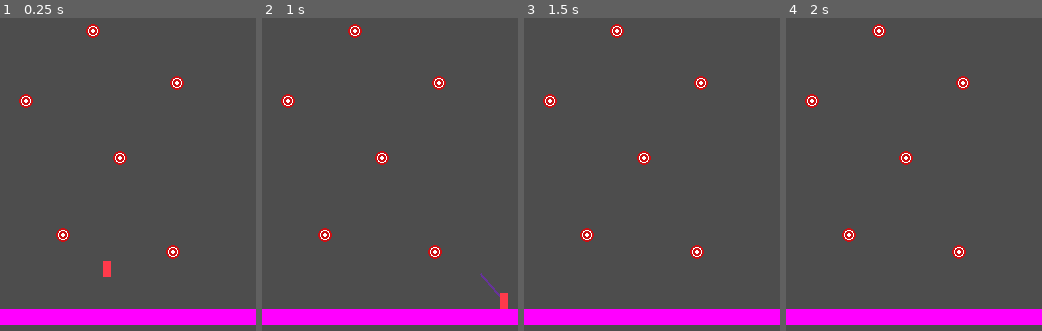
Above: before the commit, frames 1-4 (left to right).
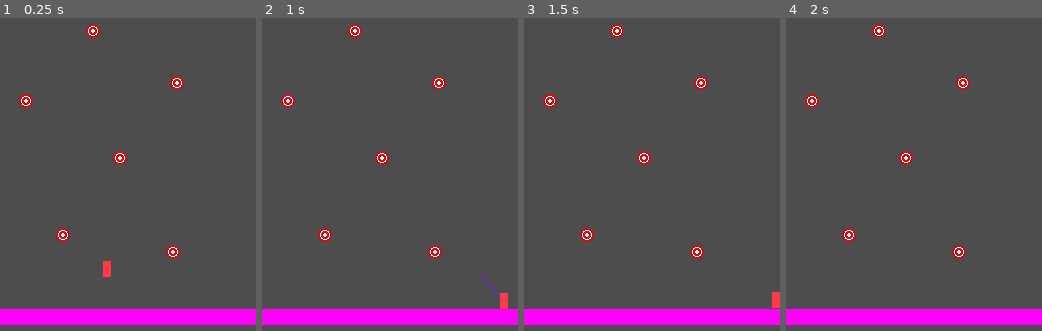
Above: after the commit, the same moments.

Repository: jelmersnippe/punching-game
Game: Godot game, scene res://main.tscn
Same seed, same stepped clock (60 frames per second), same inputs: the game is played once before the commit and once after it.
Inputs (mouse positions are in pixels of both pictures, inside the frame that each line leads up to):
- Up to frame 1 (0.25 s): no input
- Up to frame 2 (1 s): move the mouse to (446, 233) at 0.52 s; hold D (move_right) from 0.53 s (still down); hold Space (charge) from 0.53 s (still down)
- Up to frame 3 (1.5 s): keep holding D (move_right); move the mouse to (600, 280) at 1.27 s; release Space (charge) at 1.28 s; tap Space (charge) at 1.35 s
- Up to frame 4 (2 s): keep holding D (move_right)

Frames 1-2 are identical in both runs. In frame 3, 0.2% of the frame differs, in the area x 96-100%, y 87-93%; in frame 4, nothing differs.

Commit message:
Add grace time when charging in the air

Diff:
--- a/player.gd
+++ b/player.gd
@@ -30,25 +30,31 @@
 
 	move_and_slide()
 
-	return
+func _handle_airborne(delta: float):
+	if is_on_floor():
+		return
 
-	if Input.is_action_just_pressed("charge") and not is_on_floor():
+	if remaining_air_time <= 0:
+		velocity.y += gravity * delta
+	else:
+		remaining_air_time -= delta
+		if remaining_air_time <= 0:
+			velocity /= 4
+
+	if Input.is_action_just_pressed("charge"):
 		remaining_air_hold_grace_time = AIR_HOLD_GRACE_TIME
 
-	if Input.is_action_pressed("charge") and available_charges > 0:
-		current_charge += CHARGE_SPEED * delta
-		if current_charge > MAX_CHARGE:
-			current_charge = MAX_CHARGE
-		elif not is_on_floor():
-			velocity = Vector2(0, 0)
+	if Input.is_action_pressed("charge"):
+		var did_charge = _charge(delta)
+		if did_charge:
+			velocity = Vector2.ZERO
+		elif remaining_air_hold_grace_time > 0:
+			velocity = Vector2.ZERO
+			remaining_air_hold_grace_time -= delta
 
-		queue_redraw()
-
-
-func _on_punch_area_area_entered(area):
-	if area.is_in_group("target"):
-		area.queue_free()
-		available_charges += 1
+	if Input.is_action_just_released("charge"):
+		_release_charge()
+		remaining_air_hold_grace_time = 0
 
 func _handle_grounded(delta: float):
 	if not is_on_floor():
@@ -64,18 +70,25 @@
 	else:
 		velocity.x = move_toward(velocity.x, 0, SPEED)
 
-	if Input.is_action_pressed("charge") and available_charges > 0:
+	if Input.is_action_pressed("charge"):
 		_charge(delta)
 
 	if Input.is_action_just_released("charge"):
 		_release_charge()
 
-func _charge(delta: float):
-	current_charge += CHARGE_SPEED * delta
-	if current_charge > MAX_CHARGE:
+func _charge(delta: float) -> bool:
+	if available_charges <= 0:
+		return false
+
+	if current_charge >= MAX_CHARGE:
 		current_charge = MAX_CHARGE
+		queue_redraw()
+		return false
+
+	current_charge = min(current_charge + CHARGE_SPEED * delta, MAX_CHARGE)
 
 	queue_redraw()
+	return true
 
 func _release_charge():
 	if current_charge <= 0 or available_charges <= 0:
@@ -89,13 +102,7 @@
 	velocity = direction * MAX_CHARGE
 	queue_redraw()
 
-func _handle_airborne(delta: float):
-	if is_on_floor():
-		return
-
-	if remaining_air_time <= 0:
-		velocity.y += gravity * delta
-	else:
-		remaining_air_time -= delta
-		if remaining_air_time <= 0:
-			velocity /= 4
+func _on_punch_area_area_entered(area):
+	if area.is_in_group("target"):
+		area.queue_free()
+		available_charges += 1
--- a/player.tscn
+++ b/player.tscn
@@ -24,4 +24,7 @@
 [node name="MovementCollisionBox" type="CollisionShape2D" parent="."]
 shape = SubResource("RectangleShape2D_e7ngg")
 
+[node name="CollisionShape2D" type="CollisionShape2D" parent="."]
+shape = SubResource("RectangleShape2D_e7ngg")
+
 [connection signal="area_entered" from="PunchArea" to="." method="_on_punch_area_area_entered"]
